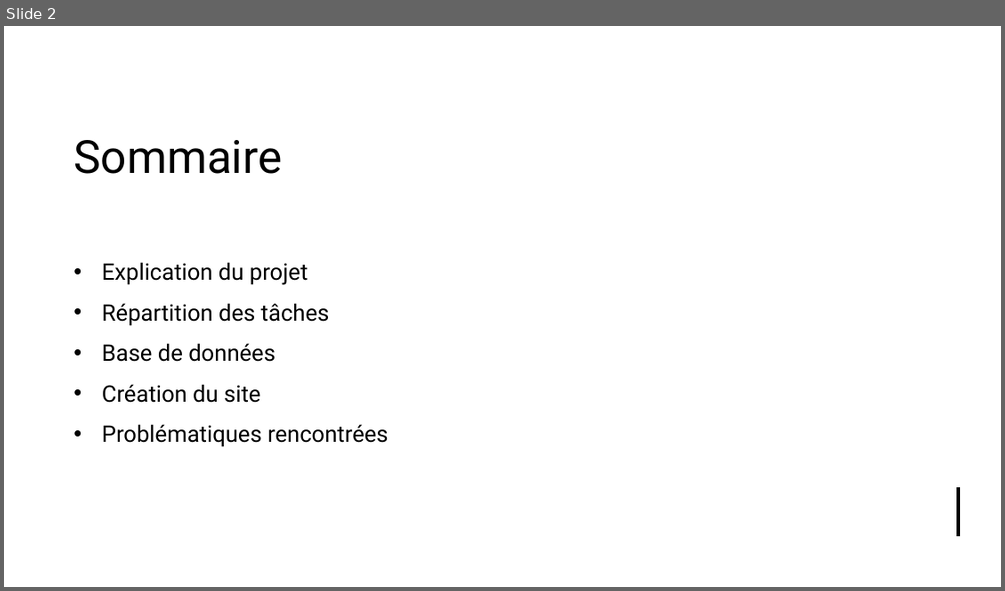
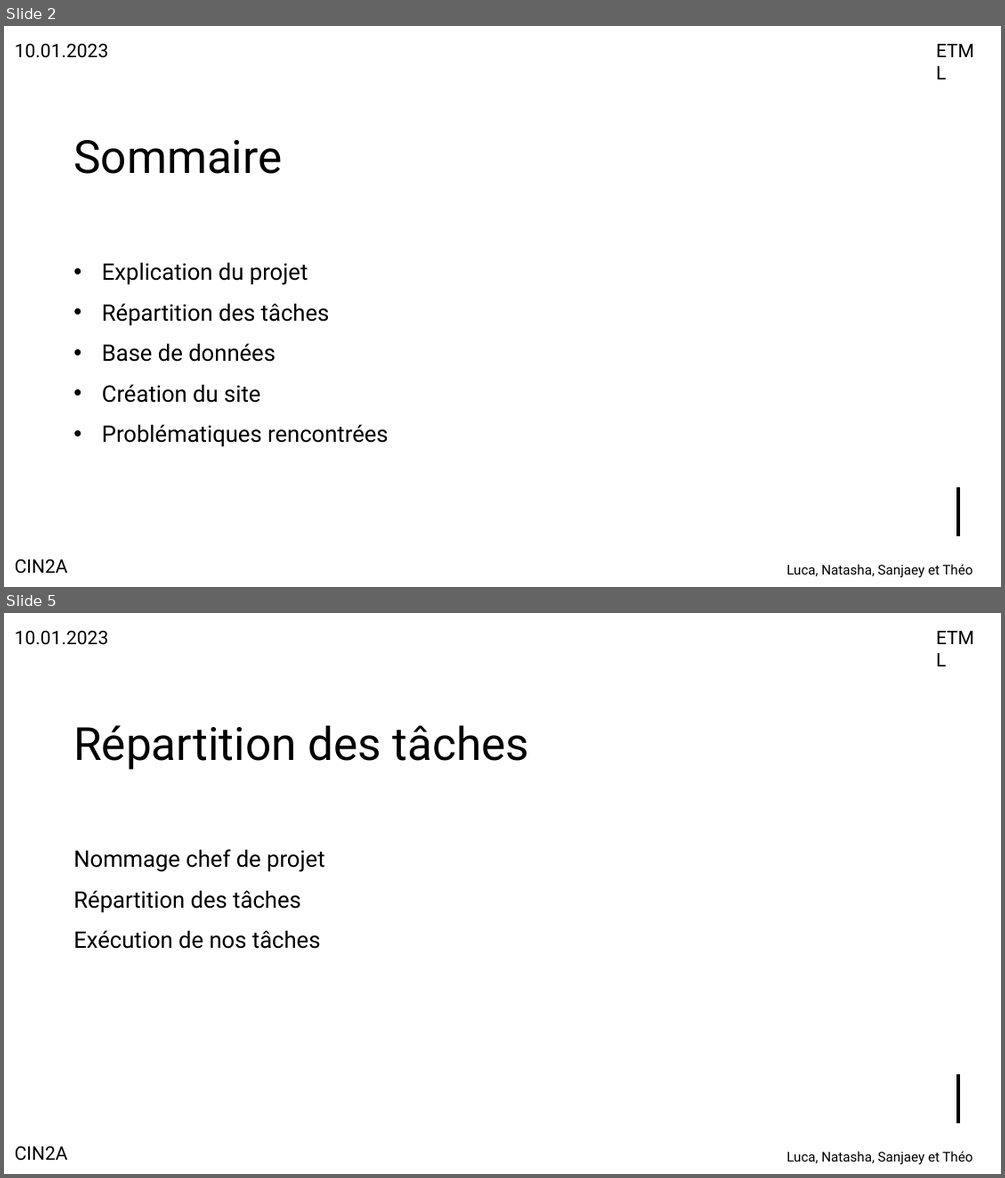
Before and after one commit to luca7274/042-GesProj2, a slide deck: Présentation-P_Prod.pptx. Shown one above the other, each under a label of ours: slide 2 before the commit, slides 2 and 5 after it; the slides between them are not shown. The pictures are 1005x591 and 1005x1178 pixels, drawn with LibreOffice and Linux fonts; fonts in the diff are those of the drawing. Boxes give left, top, right and bottom in pixels: in the first picture for what was removed or moved away, otherwise in the second. Text is boxed around its words. In the diff, an @@ line names an element or a change of style, - is before the commit and + after.

```diff
--- a/Présentation-P_Prod.pptx
+++ b/Présentation-P_Prod.pptx
@@ slide 5 added at [4,613,1001,1174], background #FFFFFF; not listed: 3 template elements that a slide beside it also shows @@
@@ text added at [15,631,108,645], 18 pt, text #000000 @@
+10.01.2023
@@ text added at [929,622,987,652], 18 pt, text #000000 @@
+ETML
@@ title added at [73,725,529,770], 44 pt, text #000000 @@
+Répartition des tâches
@@ text added at [73,849,325,949], 22 pt, text #000000 @@
+Nommage chef de projet
+Répartition des tâches
+Exécution de nos tâches
@@ text added at [15,1146,68,1160], 18 pt, text #000000 @@
+CIN2A
@@ text added at [786,1151,972,1165], 12.9 pt, text #000000 @@
+Luca, Natasha, Sanjaey et Théo
@@ slide 2 changed as well @@
@@ text added at [15,44,108,58], 18 pt, text #000000 @@
+10.01.2023
@@ text added at [929,35,987,65], 18 pt, text #000000 @@
+ETML
@@ text added at [15,559,68,573], 18 pt, text #000000 @@
+CIN2A
@@ text added at [786,564,972,578], 12.9 pt, text #000000 @@
+Luca, Natasha, Sanjaey et Théo
```
Also in this commit, not shown: 1 other slide changed, 10 other slides added, 1 slide removed.
